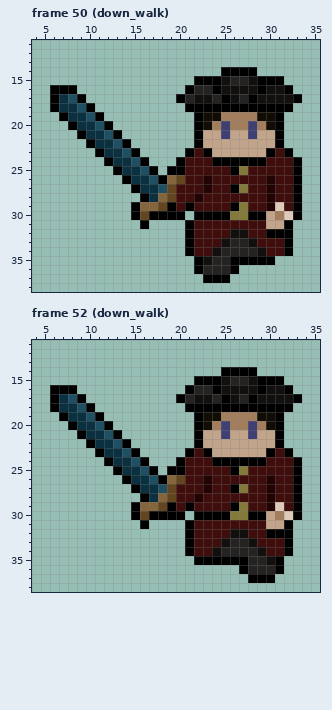
One commit to this pixel-art file: art/highwayman/highwayman.ase. The picture above is the old version.
54x48 pixels, 52 frames. Shown: frame 50 (down_walk): x 4..35, y 11..38; frame 52 (down_walk): x 4..35, y 11..38. The commit also changed other frames, which this record leaves out.
Now the later version:
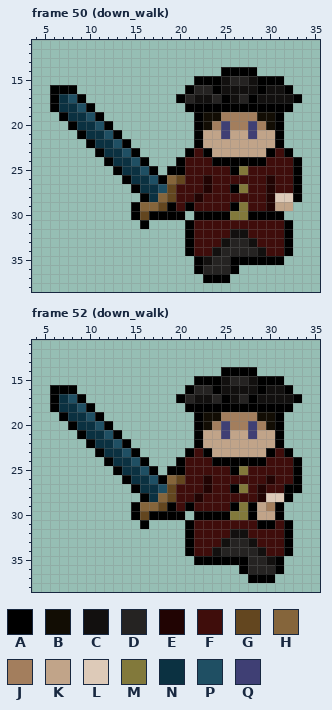
Palette (. is transparent): A #000000  B #120d04  C #12100f  D #252322  E #210403  F #3f0d0b  G #63461f  H #85653b  J #a37e5d  K #c1a489  L #ddcab8  M #82793b  N #0b3141  P #1f4f63  Q #3f3f74
Message: update higghwayman down walk animation
The exact change:
Frame 50 (down_walk):
y 28: x 31..32 FF -> LL
y 29: x 31..33 LFA -> KK.
y 30: x 30..33 KJLA -> AA..
y 31: x 30..31 KK -> FF
y 32: x 30..31 AA -> FF
y 35: x 31 . -> A
Frame 52 (down_walk):
y 27: x 29..30 FE -> EF; x 32 F -> A
y 28: x 29..33 FEFFA -> ELLA.
y 29: x 28..33 FFELFA -> AKJA..
y 30: x 29 A -> K; x 31..33 JLA -> A..
y 31: x 29..31 FKK -> AAF
y 32: x 30..31 AA -> FF
Changed places in both pictures, as pixel boxes (x1, y1, x2, y2):
changed: (266, 193, 302, 265)
changed: (248, 484, 302, 538)
